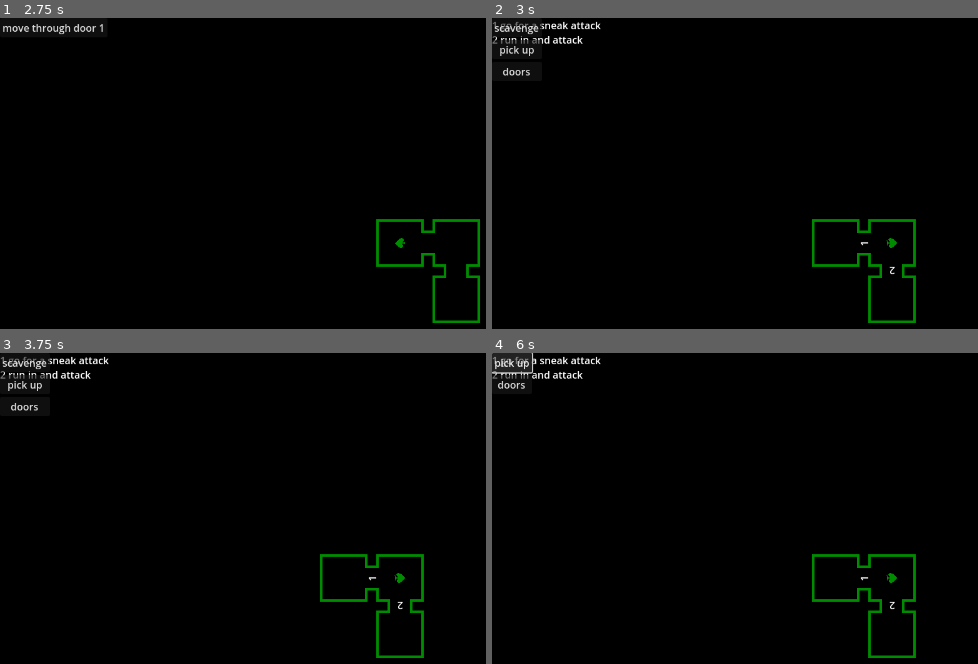
Above: before the commit, frames 1-4 (two rows, left to right).
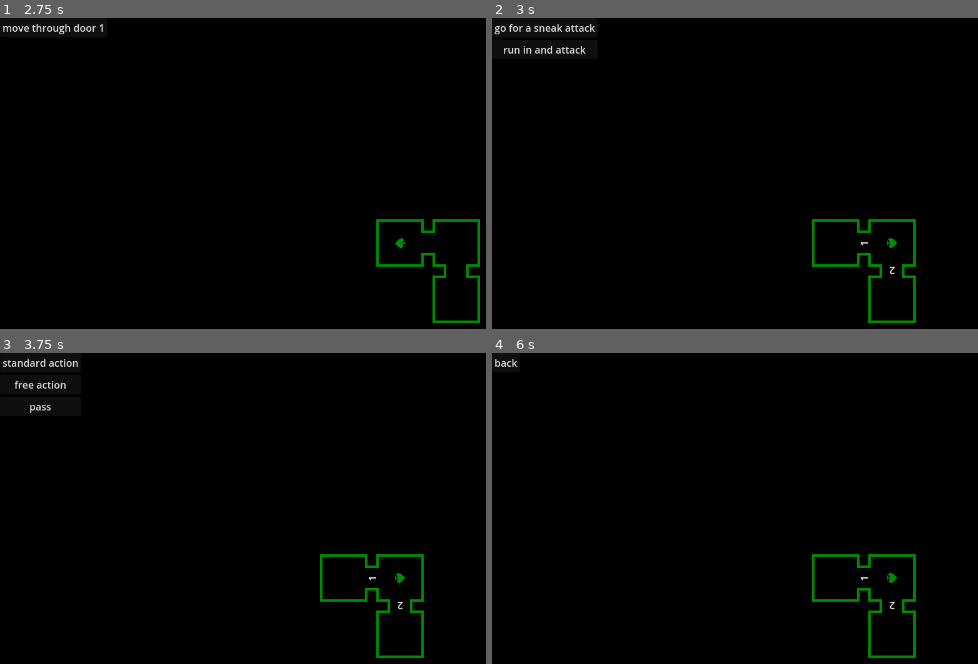
Above: after the commit, the same moments.

Repository: rainbowd-ash/ker_nethalas
Game: Godot game, scene res://game.tscn
Two runs of this game, one before a commit and one after it. Both use one fixed random seed, a clock stepped at 60 frames per second and the inputs below.
Inputs (mouse positions are in pixels of both pictures, inside the frame that each line leads up to):
- Up to frame 1 (2.75 s): click "scavenge" at 0.5 s; click "pick up" at 1.25 s; click "doors" at 2 s
- Up to frame 2 (3 s): click "move through door 1" at 2.75 s
- Up to frame 3 (3.75 s): click (53, 362) at 3.5 s, where only the run after the commit has a clickable "go for a sneak attack"
- Up to frame 4 (6 s): click (530, 362) at 4.25 s, where only the run after the commit has a clickable "standard action"; click (511, 362) at 5 s, where only the run after the commit has a clickable "attack"; click (521, 362) at 5.75 s, where only the run after the commit has a clickable "free action"

Frame 1 is identical in both runs. In frame 2, 1.0% of the frame differs, in the area x 0-23%, y 1-19%; in frame 3, 0.9%; in frame 4, 0.8%.

Commit message:
moved combat actions to new system

Diff:
--- a/combat/combat.gd
+++ b/combat/combat.gd
@@ -110,7 +110,7 @@
 	print("player action!")
 
 func list_stealth_actions():
-	ActionSelection.list_actions([
+	Router.actions_ui.list_actions([
 		Action.new(self, "attempt stealth", "go for a sneak attack"),
 		Action.new(self, "no stealth", "run in and attack"),
 		])
@@ -123,18 +123,18 @@
 		combat_actions.push_front(Action.new(self, "free action"))
 	if bool(player_standard_actions):
 		combat_actions.push_front(Action.new(self, "standard action"))
-	ActionSelection.list_actions(combat_actions)
+	Router.actions_ui.list_actions(combat_actions)
 
 func list_free_actions():
 	var result = Character.get_free_actions()
 	result.push_back(Action.new(self,"actions_back", "back"))
-	ActionSelection.list_actions(result)
+	Router.actions_ui.list_actions(result)
 
 func list_standard_actions():
 	var result = Character.get_standard_actions()
 	result.push_back(Action.new(self, "flee"))
 	result.push_back(Action.new(self,"actions_back", "back"))
-	ActionSelection.list_actions(result)
+	Router.actions_ui.list_actions(result)
 
 func _on_character_performed_standard_action():
 	player_standard_actions -= 1
@@ -142,6 +142,7 @@
 
 func _on_character_performed_free_action():
 	player_free_actions -= 1
+	list_combat_actions()
 
 func end_combat():
 	print("-end combat-")
--- a/dungeon/room.gd
+++ b/dungeon/room.gd
@@ -68,7 +68,7 @@
 				print("\ttable roll + 5: %d" % scavenge_roll)
 		if scavenge_roll == 1:
 			# You uncover some grisly remains. Make a successful Resolve check or lose 1 Sanity
-			Dice.check(CheckValue.new(Character.get_value("resolve")))
+			Dice.check(CheckValue.new(Character.skills.get_value("resolve")))
 		elif scavenge_roll == 2:
 			# you find nothing of interest
 			pass
